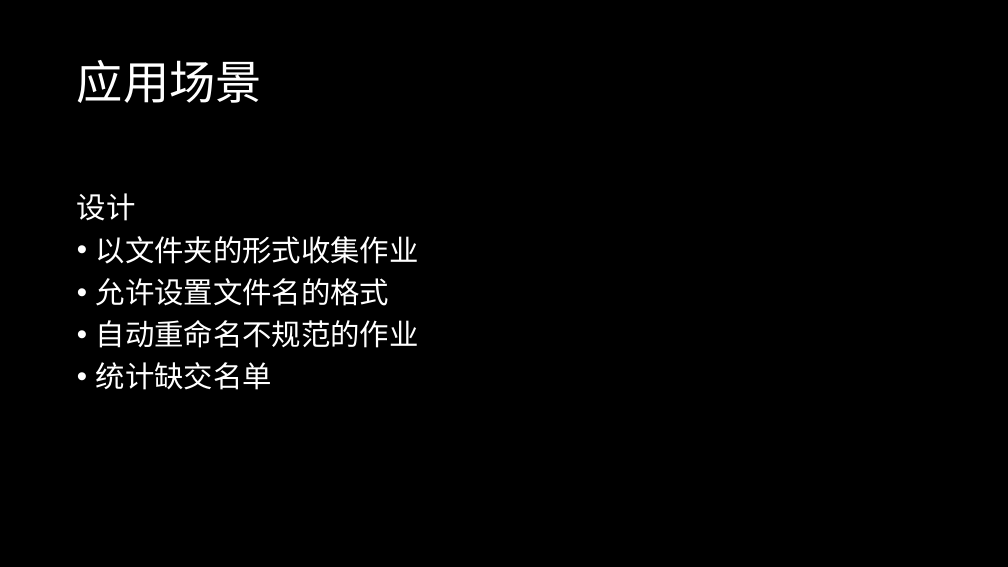
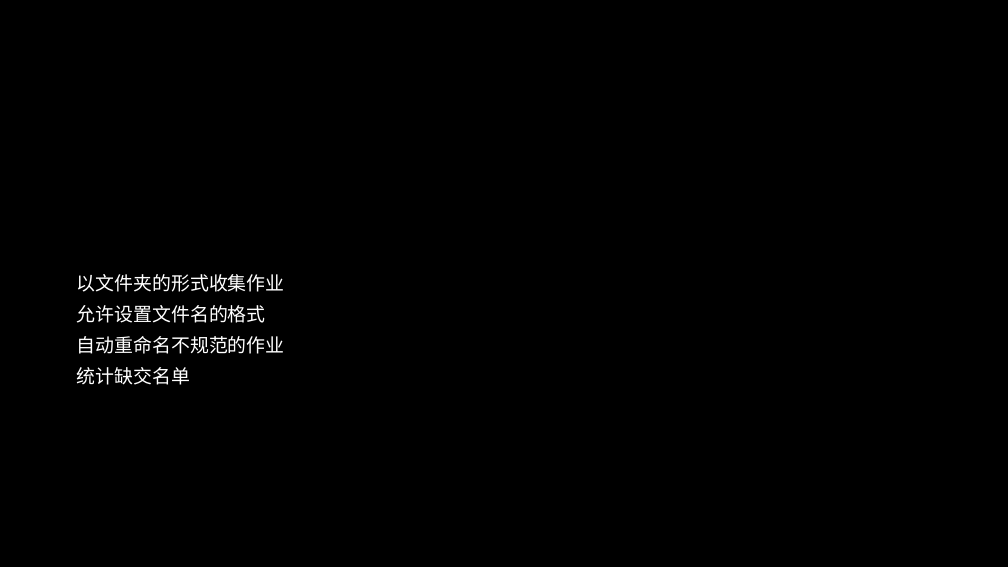
Before and after one commit to mind-dance/students-assignments, a slide deck: slide 4 of 学委作业收集管理系统.pptx (slide 3 before the commit). Drawn at 1008x567 pixels with LibreOffice and Linux fonts; fonts in the diff are those of the drawing. Boxes give left, top, right and bottom in pixels: in the first picture for what was removed or moved away, otherwise in the second. Text is boxed around its words. In the diff, an @@ line names an element or a change of style, - is before the commit and + after.

```diff
--- a/学委作业收集管理系统.pptx
+++ b/学委作业收集管理系统.pptx
@@ title removed at [77, 60, 262, 103] @@
-应用场景
@@ text "以文件夹的形式收集作业" at [77, 274, 285, 385]: size 28 to 18 pt; bullet • to none @@
@@ text at [77, 193, 136, 221]: paragraph removed @@
-设计
```
Also in this commit, not shown: 4 other slides changed, 1 slide added, 8 slides removed, 3 other files.
